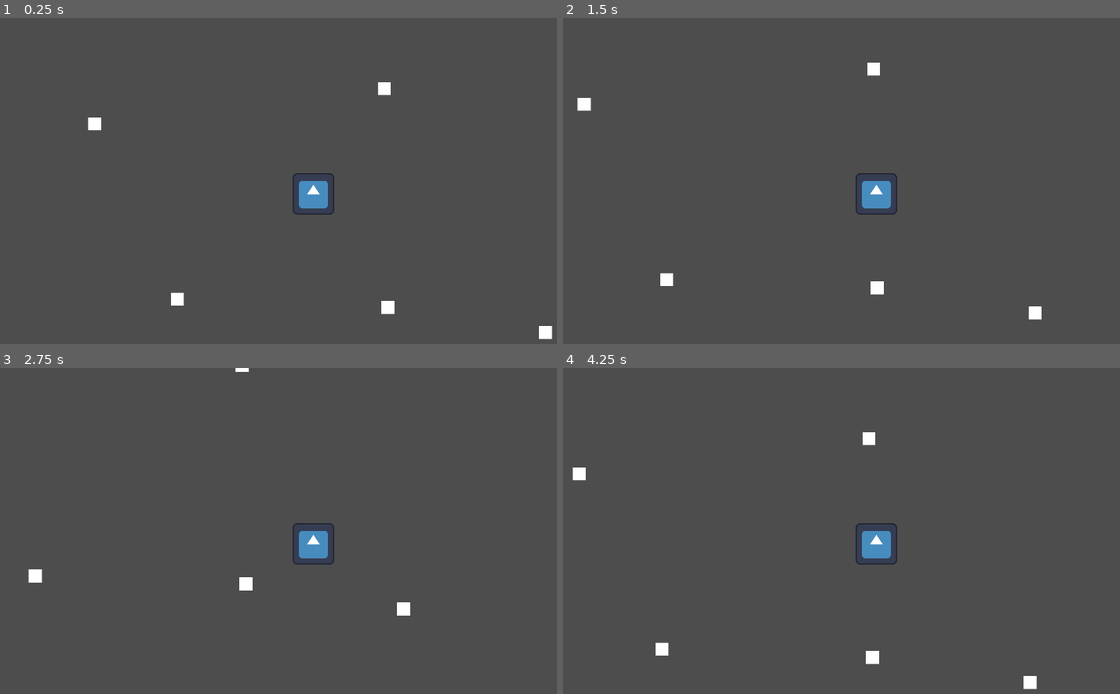
Above: before the commit, frames 1-4 (two rows, left to right).
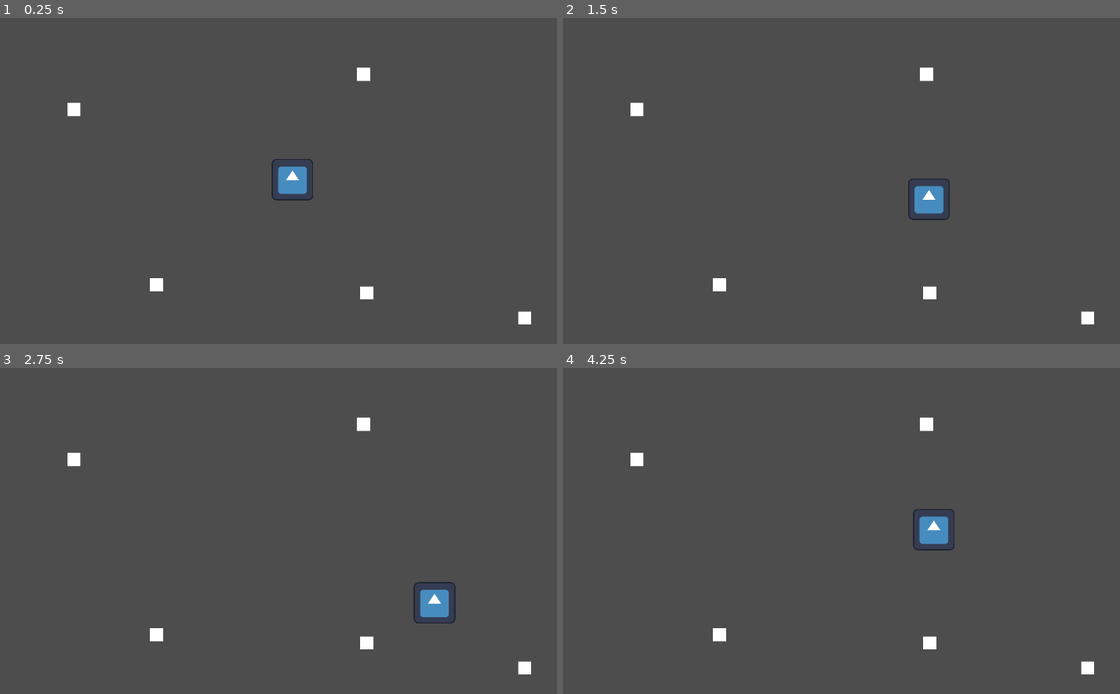
Above: after the commit, the same moments.

Repository: Lukko-Digital/Marotte
Game: Godot game, scene res://bullet_hell/bullet_hell_game.tscn
Same seed, same stepped clock (60 frames per second), same inputs: the game is played once before the commit and once after it. The project has no main scene, so this scene is started directly. The engine's default icon, where the game draws it, is replaced by a stand-in: a white triangle on a blue panel in a dark square.
Inputs:
- Up to frame 1 (0.25 s): no input
- Up to frame 2 (1.5 s): tap Enter at 0.5 s; hold D (right) 0.53-1.28 s; hold S (down) from 1.28 s (still down)
- Up to frame 3 (2.75 s): release S (down) at 2.03 s; hold D (right) from 2.03 s (still down)
- Up to frame 4 (4.25 s): release D (right) at 2.78 s; hold W (up) 2.78-3.53 s; hold A (left) from 3.53 s (still down)

The runs differ from the first frame. In frame 1, 1.9% of the frame differs, in the area x 12-100%, y 15-99%; in frame 2, 2.1%; in frame 3, 2.0%; in frame 4, 2.1%, in the area x 1-96%, y 15-99%.

Commit message:
remove camera

Diff:
--- a/bullet_hell/bullet_hell_game.tscn
+++ b/bullet_hell/bullet_hell_game.tscn
@@ -3,37 +3,41 @@
 [ext_resource type="PackedScene" uid="uid://dxtfc3ofiogqk" path="res://bullet_hell/bh_player.tscn" id="1_le3bt"]
 
 [node name="bullet_hell_game" type="Node2D"]
+position = Vector2(896, 496)
 
 [node name="bh_player" parent="." instance=ExtResource("1_le3bt")]
-
-[node name="Camera2D" type="Camera2D" parent="bh_player"]
 
 [node name="ColorRect" type="ColorRect" parent="."]
 offset_left = 197.0
 offset_top = -343.0
 offset_right = 237.0
 offset_bottom = -303.0
+metadata/_edit_use_anchors_ = true
 
 [node name="ColorRect2" type="ColorRect" parent="."]
 offset_left = 208.0
 offset_top = 328.0
 offset_right = 248.0
 offset_bottom = 368.0
+metadata/_edit_use_anchors_ = true
 
 [node name="ColorRect3" type="ColorRect" parent="."]
 offset_left = -437.0
 offset_top = 303.0
 offset_right = -397.0
 offset_bottom = 343.0
+metadata/_edit_use_anchors_ = true
 
 [node name="ColorRect4" type="ColorRect" parent="."]
 offset_left = 691.0
 offset_top = 405.0
 offset_right = 731.0
 offset_bottom = 445.0
+metadata/_edit_use_anchors_ = true
 
 [node name="ColorRect5" type="ColorRect" parent="."]
 offset_left = -690.0
 offset_top = -235.0
 offset_right = -650.0
 offset_bottom = -195.0
+metadata/_edit_use_anchors_ = true
